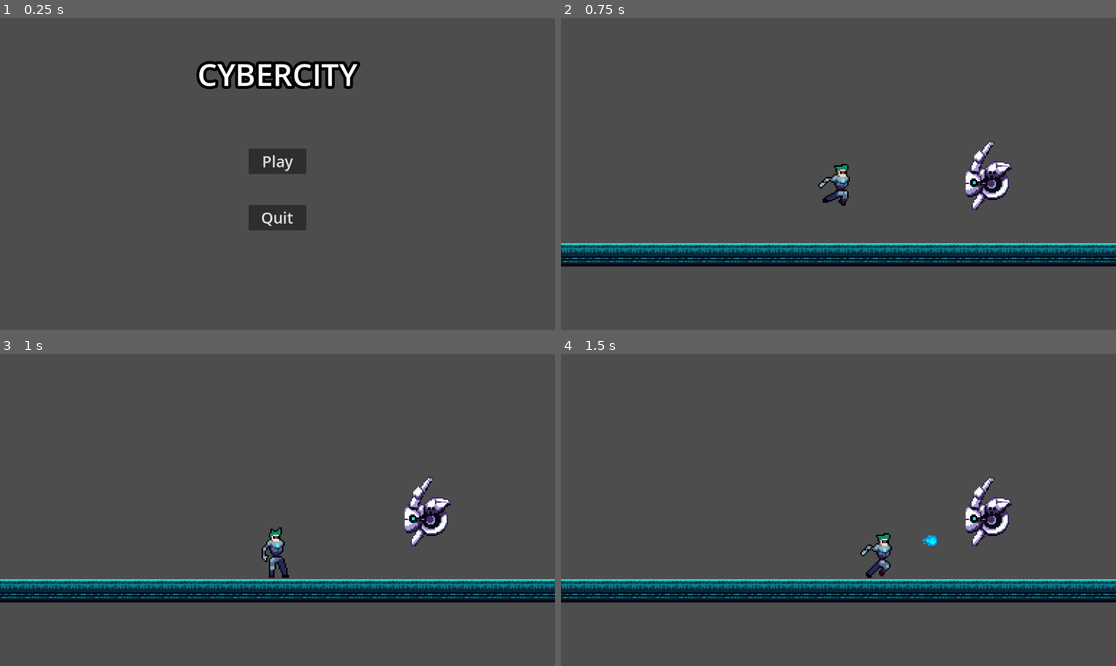
Above: before the commit, frames 1-4 (two rows, left to right).
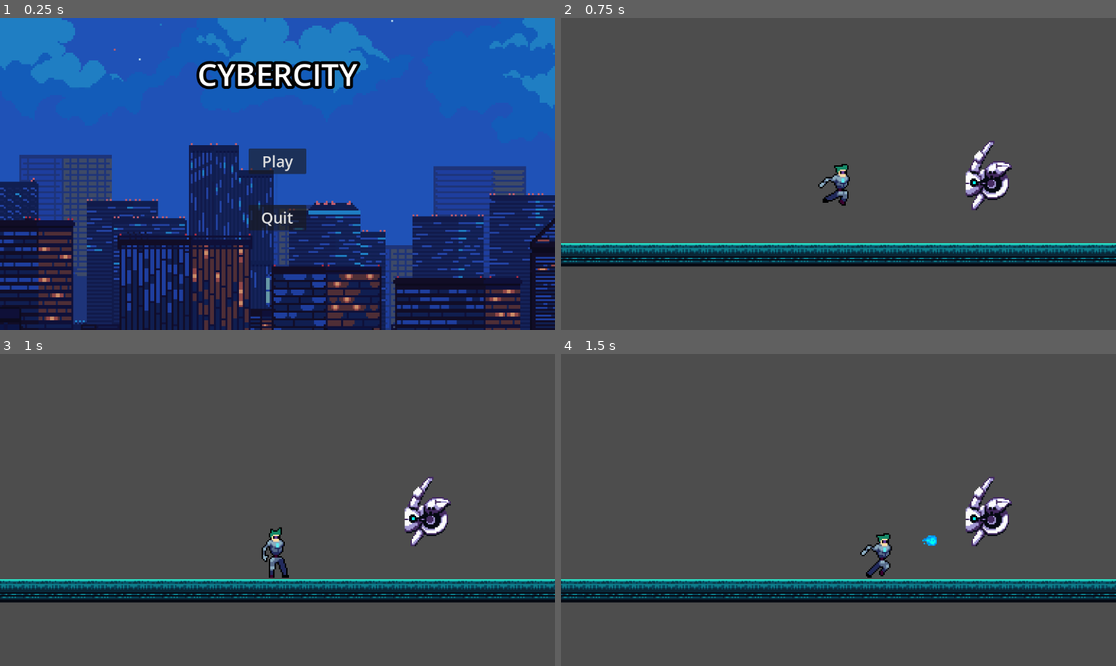
Above: after the commit, the same moments.

Repository: pranavReddy120/CyberCityV3
Game: Godot game, scene res://Scenes/main_menu.tscn
Same seed, same stepped clock (60 frames per second), same inputs: the game is played once before the commit and once after it.
Inputs (mouse positions are in pixels of both pictures, inside the frame that each line leads up to):
- Up to frame 1 (0.25 s): no input
- Up to frame 2 (0.75 s): click "Play" at 0.5 s
- Up to frame 3 (1 s): no input
- Up to frame 4 (1.5 s): move the mouse to (960, 494) at 1.27 s; hold Right (right) from 1.28 s (still down); tap Space (shoot) at 1.35 s

The runs differ from the first frame. In frame 1, 97% of the frame differs, in the area x 0-100%, y 0-100%; in frame 2, nothing differs; in frame 3, nothing differs; in frame 4, nothing differs.

Commit message:
fixed background error

Diff:
--- a/Scenes/main_menu.tscn
+++ b/Scenes/main_menu.tscn
@@ -1,6 +1,7 @@
-[gd_scene load_steps=3 format=3 uid="uid://bpopg5hsbmwcn"]
+[gd_scene load_steps=4 format=3 uid="uid://bpopg5hsbmwcn"]
 
 [ext_resource type="Script" path="res://Scripts/main_menu.gd" id="1_60q0h"]
+[ext_resource type="Texture2D" uid="uid://bnpc64s7h8agh" path="res://Assets/background.png" id="2_thxyp"]
 
 [sub_resource type="SystemFont" id="SystemFont_xuof0"]
 font_names = PackedStringArray("Impact")
@@ -15,6 +16,7 @@
 anchor_bottom = 1.0
 grow_horizontal = 2
 grow_vertical = 2
+texture = ExtResource("2_thxyp")
 
 [node name="MarginContainer" type="MarginContainer" parent="."]
 anchors_preset = 15
